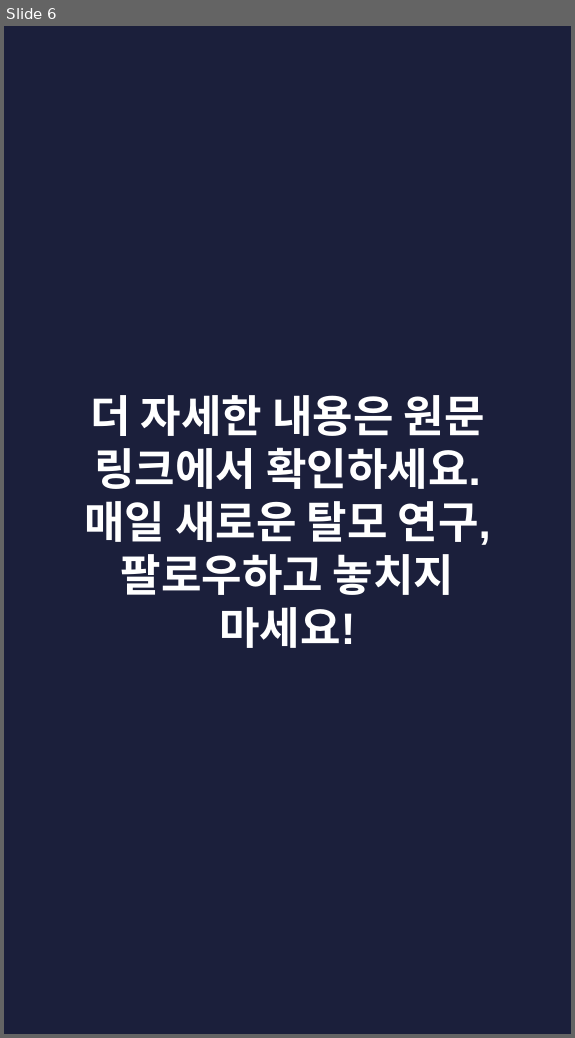
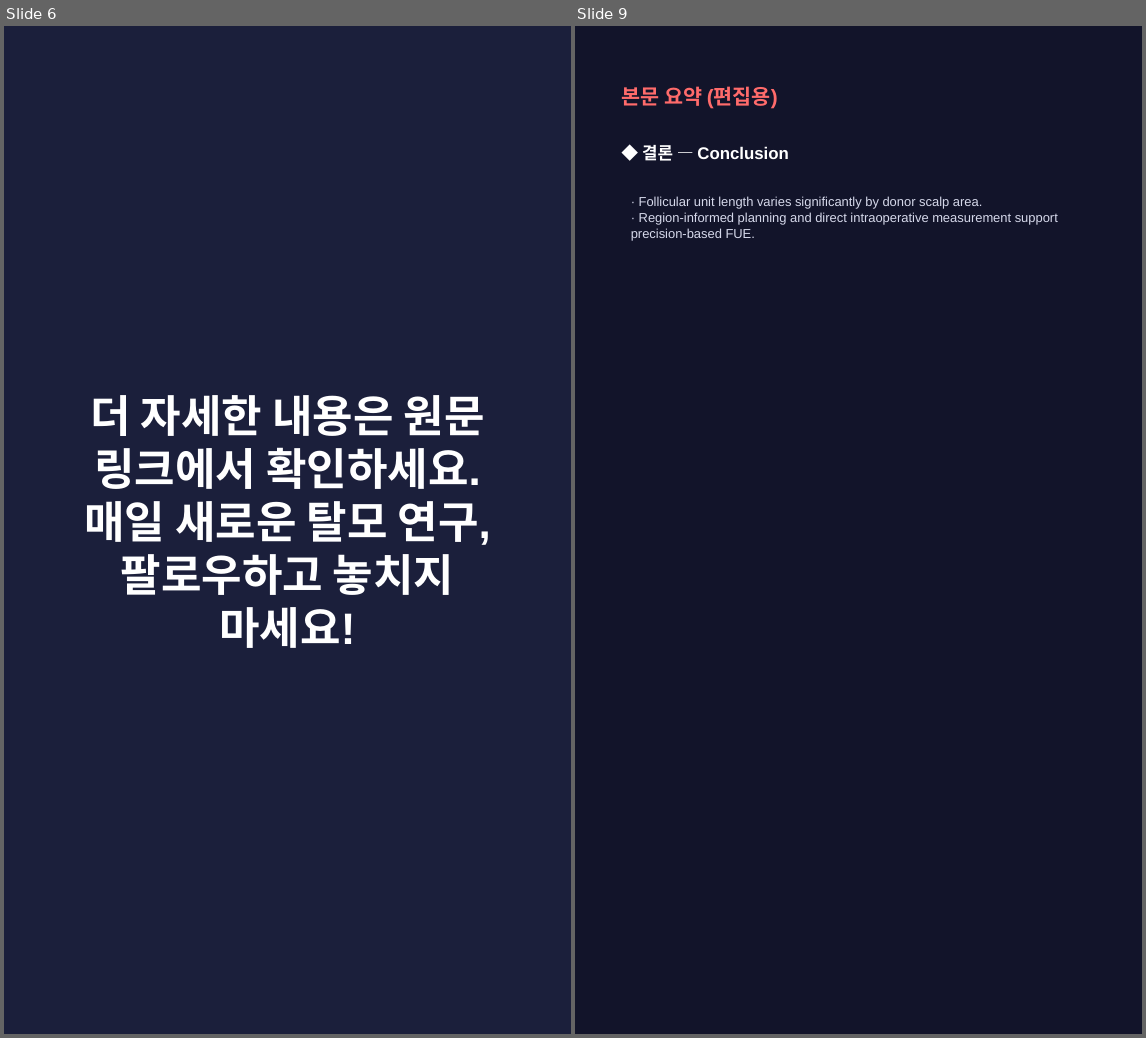
Before and after one commit to hyokang2010-BJ-ANTH/product-builder-test, a slide deck: pwa/data/latest/slides.pptx. Shown side by side, each under a label of ours: slide 6 before the commit, slides 6 and 9 after it; the slides between them are not shown. The pictures are 575x1038 and 1146x1038 pixels, drawn with LibreOffice and Linux fonts; fonts in the diff are those of the drawing. Boxes give left, top, right and bottom in pixels: in the first picture for what was removed or moved away, otherwise in the second. Text is boxed around its words. In the diff, an @@ line names an element or a change of style, - is before the commit and + after.

```diff
--- a/pwa/data/latest/slides.pptx
+++ b/pwa/data/latest/slides.pptx
@@ slide 9 added at (575,26,1142,1034), background #12142A @@
@@ text added at (621,86,778,109), 16 pt, text #FF6B6B, bold @@
+본문 요약 (편집용)
@@ text added at (642,145,788,161), 13 pt, text #FFFFFF, bold @@
+◆ 결론 — Conclusion
@@ text added at (631,196,1058,240), 10 pt, text #D5D8EA @@
+· Follicular unit length varies significantly by donor scalp area.
+· Region-informed planning and direct intraoperative measurement support precision-based FUE.
```
Also in this commit, not shown: 2 slides changed, 5 other slides added, 5 slides removed, 26 other files.
